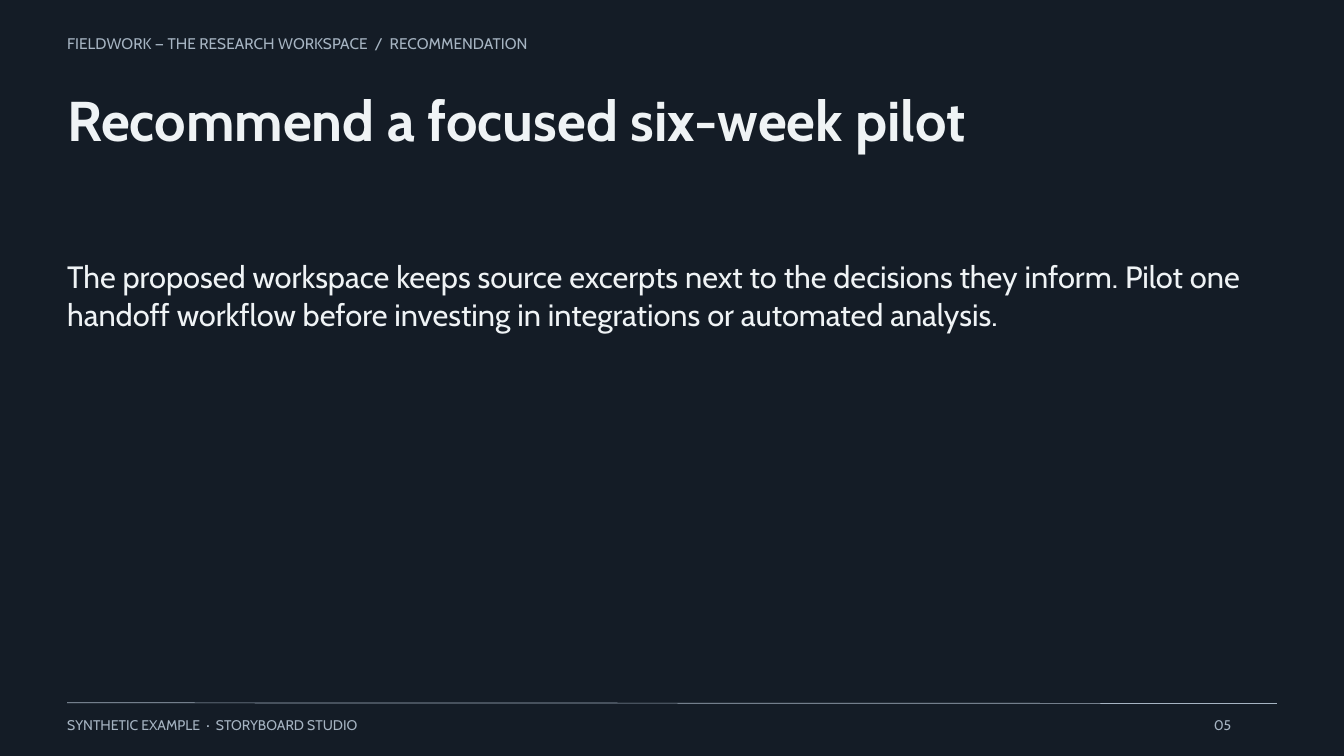
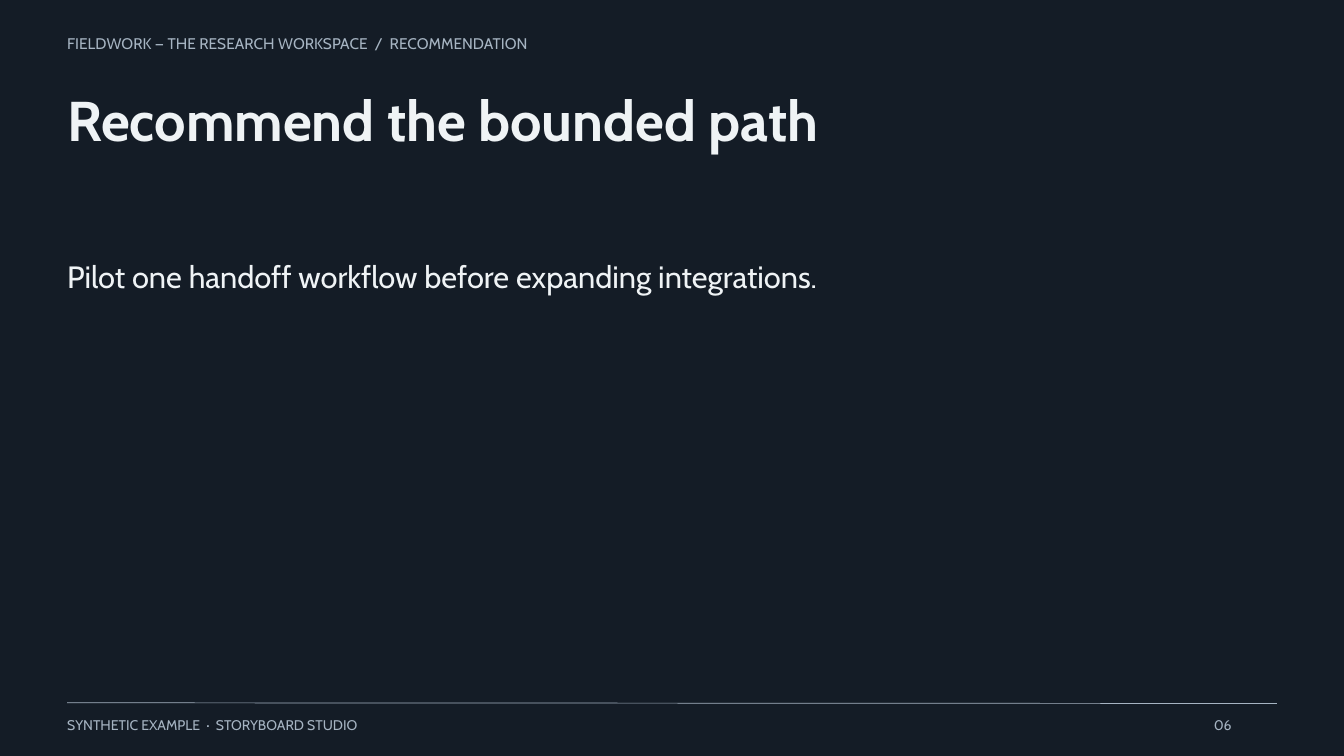
Before and after one commit to OthmaneBlial/Storyboard-Studio, a slide deck: slide 6 of gallery/native/startup-pitch/deck.pptx (slide 5 before the commit). Drawn at 1344x756 pixels with LibreOffice and Linux fonts; fonts in the diff are those of the drawing. Boxes give left, top, right and bottom in pixels: in the first picture for what was removed or moved away, otherwise in the second. Text is boxed around its words. In the diff, an @@ line names an element or a change of style, - is before the commit and + after.

```diff
--- a/gallery/native/startup-pitch/deck.pptx
+++ b/gallery/native/startup-pitch/deck.pptx
@@ text at (67,99,819,153): text changed @@
-Recommend a focused six-week pilot
+Recommend the bounded path
@@ text at (67,265,817,295): text changed @@
-The proposed workspace keeps source excerpts next to the decisions they inform. Pilot one
-handoff workflow before investing in integrations or automated analysis.
+Pilot one handoff workflow before expanding integrations.
@@ text at (1214,720,1232,730): text changed @@
-05
+06
```
Also in this commit, not shown: 5 other slides changed, 3 slides added, 1 slide removed, 11 other files.
